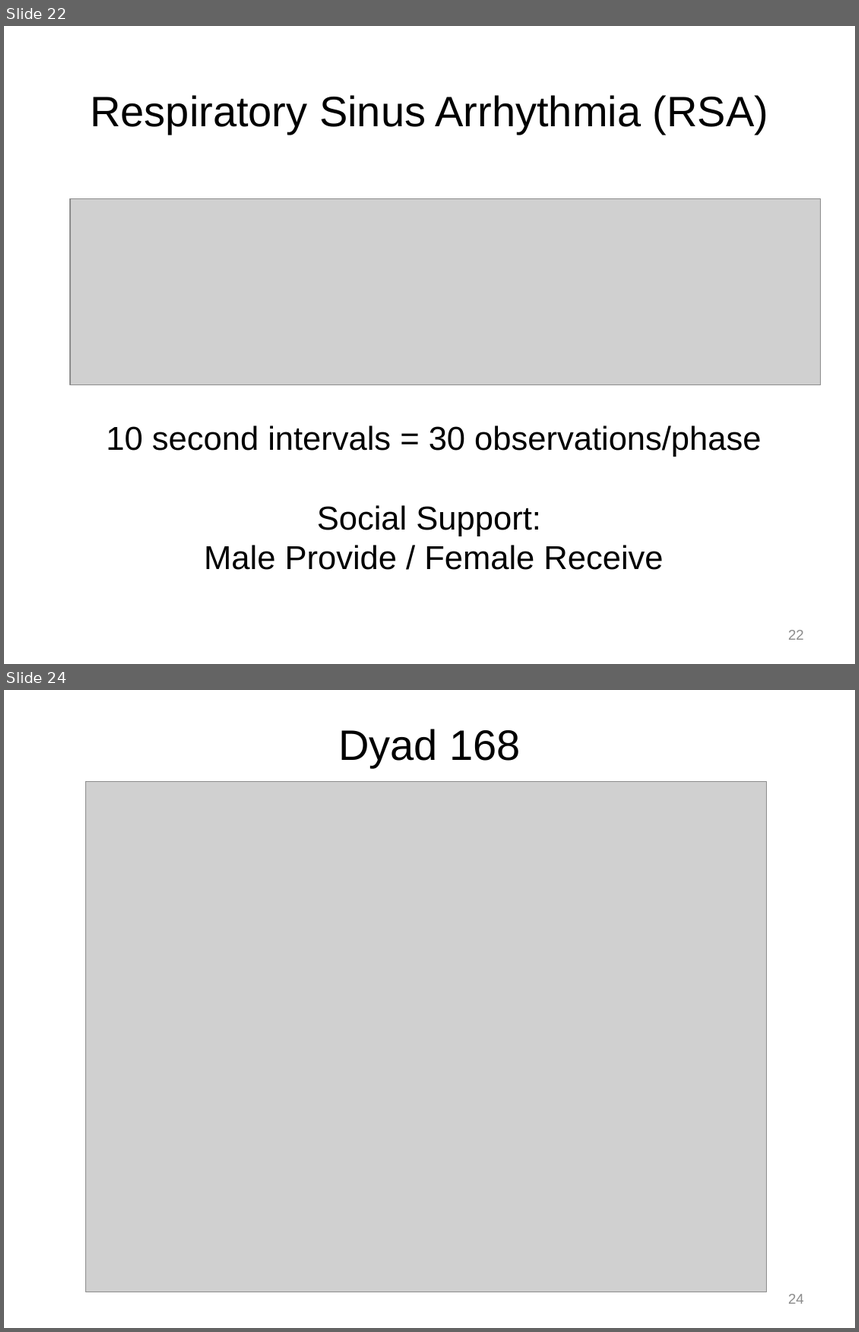
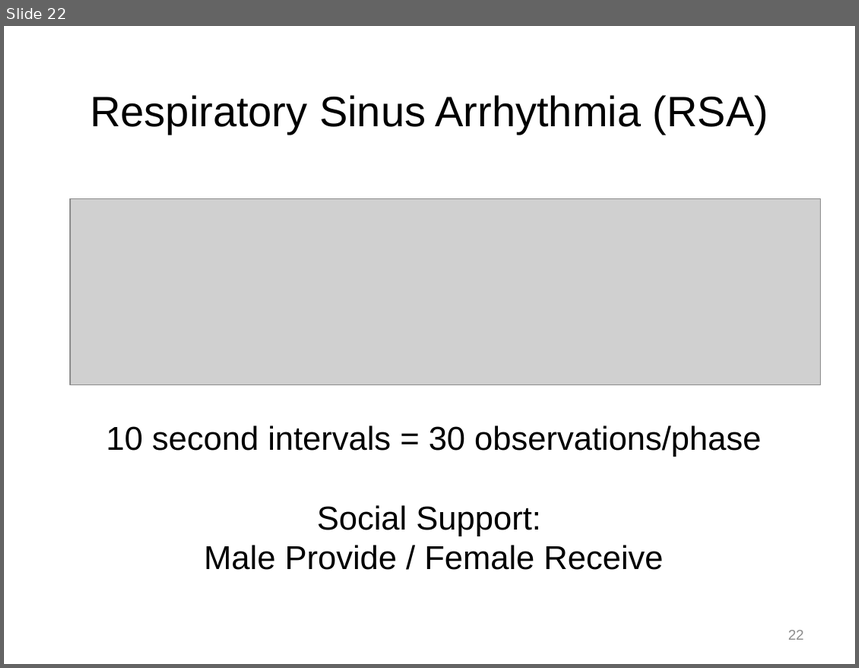
Before and after one commit to mayazrm/KZNB, a slide deck: DSM/Bolger_DSM_Report_from_the_Trenches_170613KZ.pptx. Shown one above the other, each under a label of ours: slides 22 and 24 before the commit, slide 22 after it; the slides between them are not shown. The pictures are 859x1332 and 859x668 pixels, drawn with LibreOffice and Linux fonts; fonts in the diff are those of the drawing; grey boxes stand for pictures. Boxes give left, top, right and bottom in pixels: in the first picture for what was removed or moved away, otherwise in the second. Text is boxed around its words. In the diff, an @@ line names an element or a change of style, - is before the commit and + after.

```diff
--- a/DSM/Bolger_DSM_Report_from_the_Trenches_170613KZ.pptx
+++ b/DSM/Bolger_DSM_Report_from_the_Trenches_170613KZ.pptx
@@ slide 24 removed at box(4, 690, 855, 1328), background #FFFFFF @@
@@ title removed at box(338, 729, 520, 768) @@
-Dyad 168
@@ picture removed at box(86, 782, 767, 1293) @@
@@ arrow removed from (283, 1132) to (219, 1034) @@
@@ page number removed at box(788, 1294, 804, 1304) @@
-24
```
Also in this commit, not shown: 10 slides changed, 2 slides added, 2 other slides removed, 7 other files.
